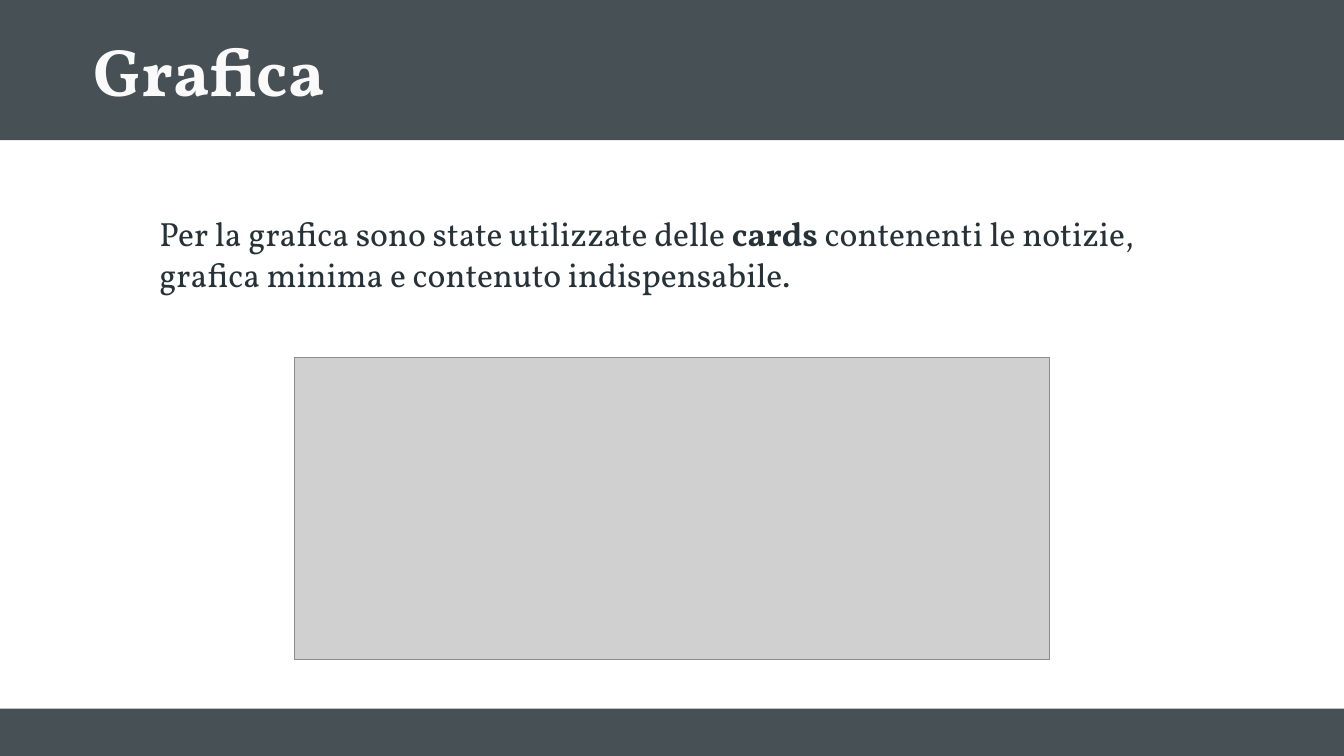
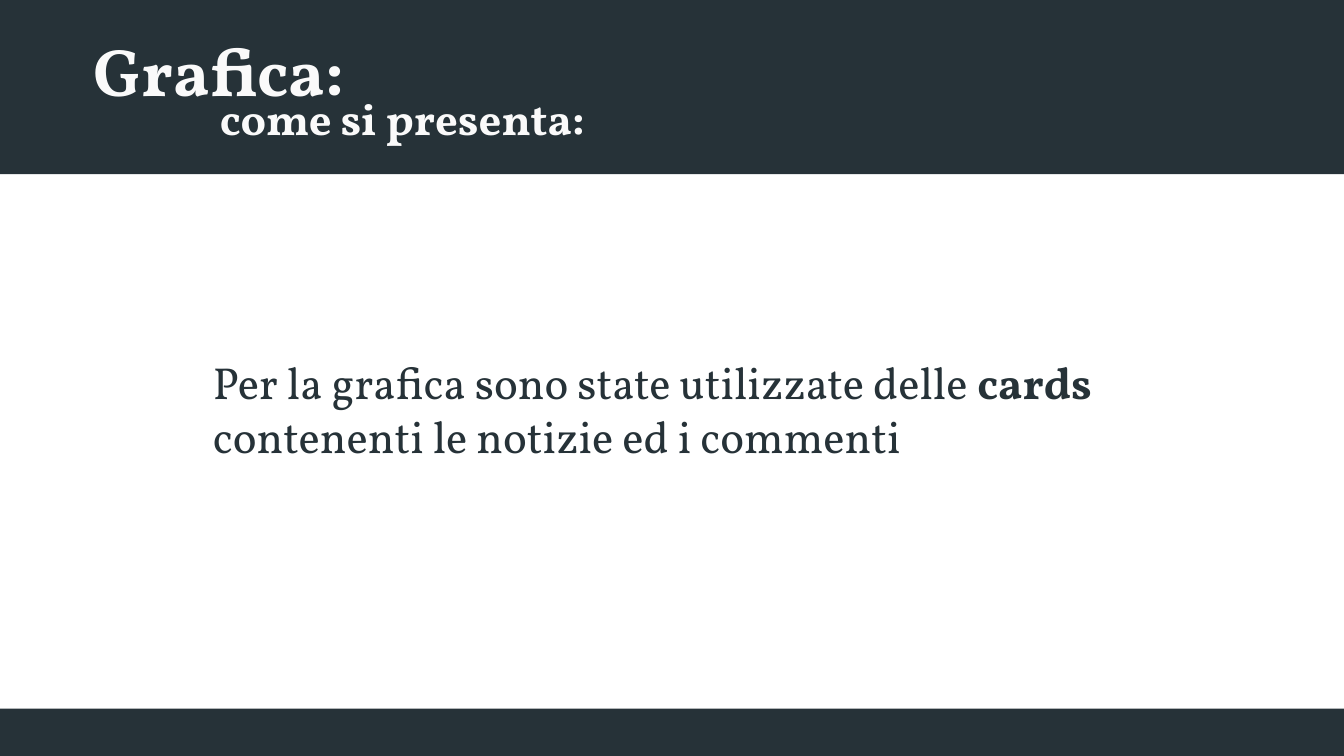
Before and after one commit to giovannipacelli2/news, a slide deck: slide 9 of src/assets/presentation/Presentazione_News.pptx (slide 10 before the commit). Drawn at 1344x756 pixels with LibreOffice and Linux fonts; fonts in the diff are those of the drawing; grey boxes stand for pictures. Boxes give left, top, right and bottom in pixels: in the first picture for what was removed or moved away, otherwise in the second. Text is boxed around its words. In the diff, an @@ line names an element or a change of style, - is before the commit and + after.

```diff
--- a/src/assets/presentation/Presentazione_News.pptx
+++ b/src/assets/presentation/Presentazione_News.pptx
@@ rectangle at box(0, 0, 1344, 174): fill #263238 at 85% opacity to #263238 @@
@@ rectangle: place and size @@
-rectangle at box(0, 0, 1344, 140)
+rectangle at box(0, 0, 1344, 174)
@@ text at box(94, 48, 345, 127): text changed @@
-Grafica
+Grafica:
@@ text added at box(220, 92, 585, 146), 32 pt, text #FAFAFA, bold @@
+come si presenta:
@@ picture removed at box(294, 358, 1050, 659) @@
@@ text at box(213, 367, 1092, 454): text changed; size 24 to 32 pt @@
-Per la grafica sono state utilizzate delle cards contenenti le notizie, grafica minima e contenuto indispensabile.
+Per la grafica sono state utilizzate delle cards contenenti le notizie ed i commenti
@@ round same rect at box(0, 709, 1344, 756): fill #263238 at 85% opacity to #263238 @@
```
Also in this commit, not shown: 8 other slides changed, 3 slides added, 7 slides removed, 7 other files.
